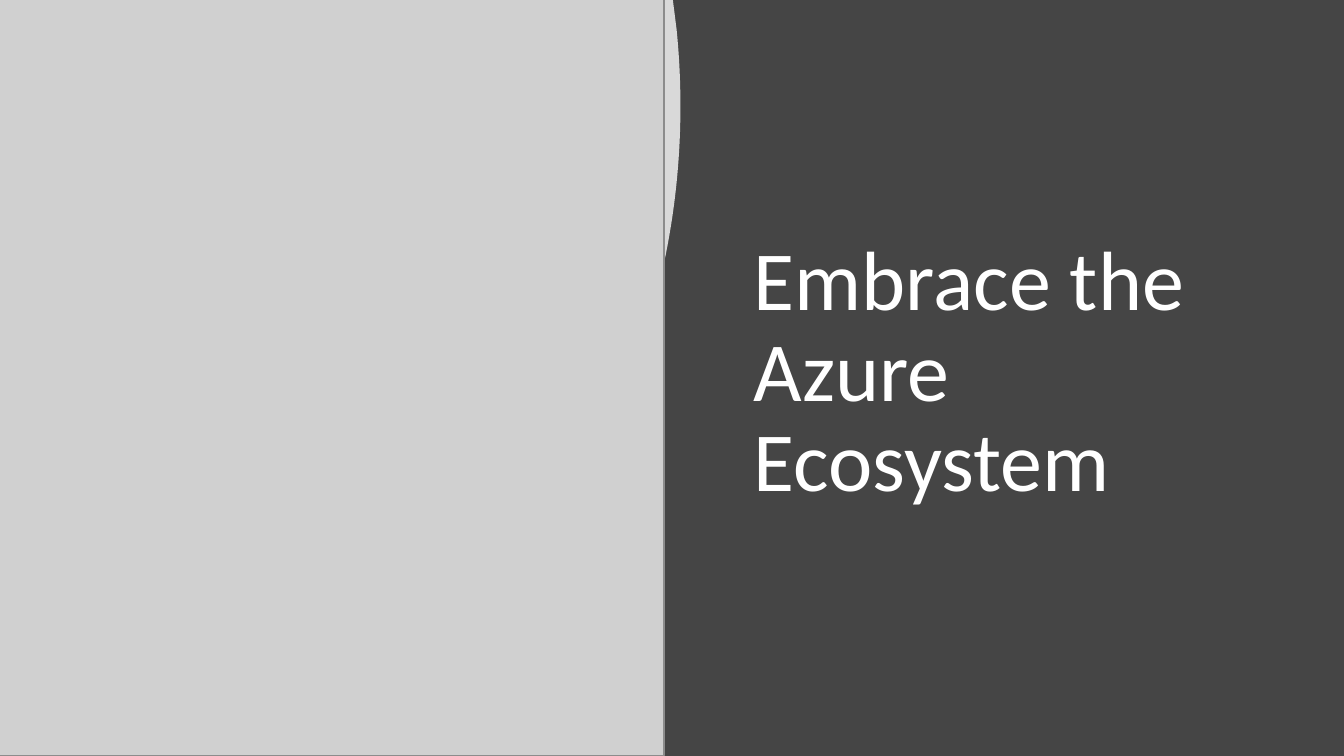
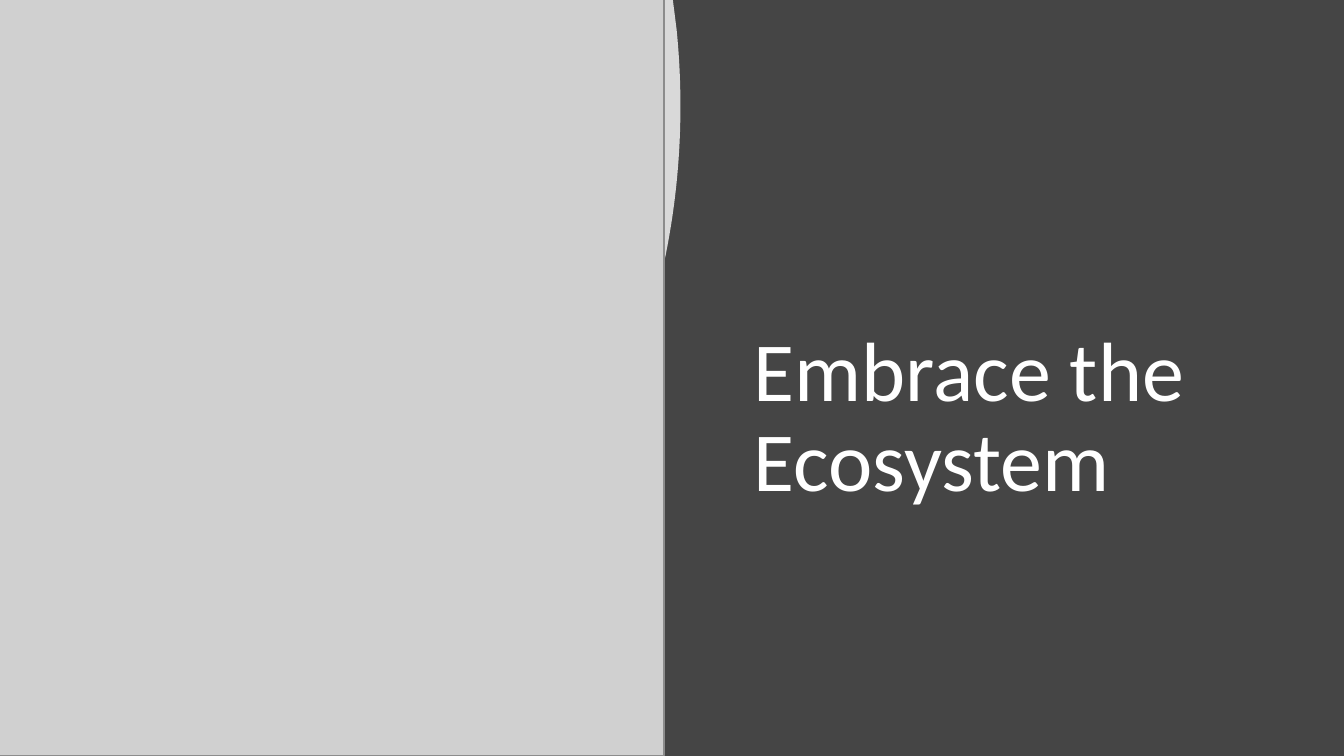
Before and after one commit to jplane/ato-databricks, a slide deck: slide 12 of Azure Databricks - Notes From the Field.pptx. Drawn at 1344x756 pixels with LibreOffice and Linux fonts; fonts in the diff are those of the drawing; grey boxes stand for pictures. Boxes give left, top, right and bottom in pixels: in the first picture for what was removed or moved away, otherwise in the second. Text is boxed around its words. In the diff, an @@ line names an element or a change of style, - is before the commit and + after.

```diff
--- a/Azure Databricks - Notes From the Field.pptx
+++ b/Azure Databricks - Notes From the Field.pptx
@@ title at (754, 342, 1184, 505): text changed @@
-Embrace the Azure Ecosystem
+Embrace the Ecosystem
```
Also in this commit, not shown: 2 other slides changed, 1 slide added, 1 slide removed.
